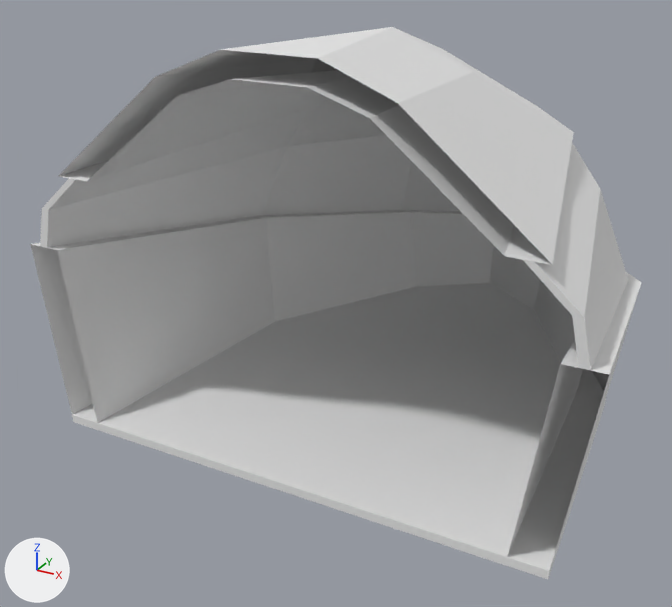
An edit to the OBJ model Assets/Models/Tiles/cockpit.obj, drawn before and after from the same camera.
Rendered twice from a 50 mm camera at (2.8, -4.82, 3.54) aimed at (-0.42, 1.03, 0.61). Arrows for +X, +Y and +Z are at lower left; the lights stay in place. The first picture is the older version. Where no turn or scale is listed for an object, it has been applied to the vertices.

In view in the first picture: 'floor', 'wall_l', 'wall_u', 'window'.
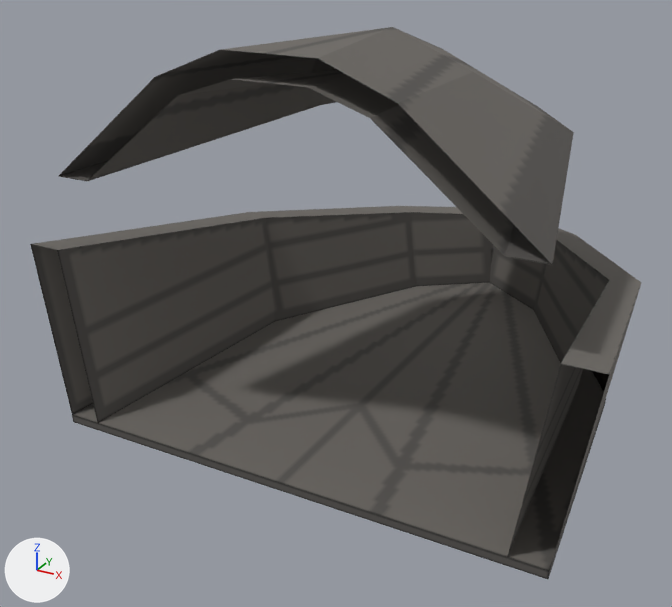
Changed parts and their boxes (x1, y1, x2, y2) in the pictures (672 x 607 px):
'floor', surface changed (white to grey)
    both: (72, 283, 606, 579)
'wall_l', surface changed (white to black)
    both: (30, 210, 641, 564)
'wall_u', surface changed (white to grey)
    both: (59, 27, 574, 265)
'window', deleted
    before: (40, 102, 629, 371)

The edits, one by one:
Picture 'tex_cockpit.png' (img_tex_cockpit_png) is new.
In material 'm_dc55d790-dc42-d814-7527-4c68a0a1e82e' (mat_m_dc55d790_dc42_d814_7527_4c68a0a1e82e), base_color is no longer (0.8, 0.8, 0.8), white #e7e7e7.
In material 'm_dc55d790-dc42-d814-7527-4c68a0a1e82e' (mat_m_dc55d790_dc42_d814_7527_4c68a0a1e82e), texture is now set to img_tex_cockpit_png.
Object 'window' (ob_window) is deleted.
